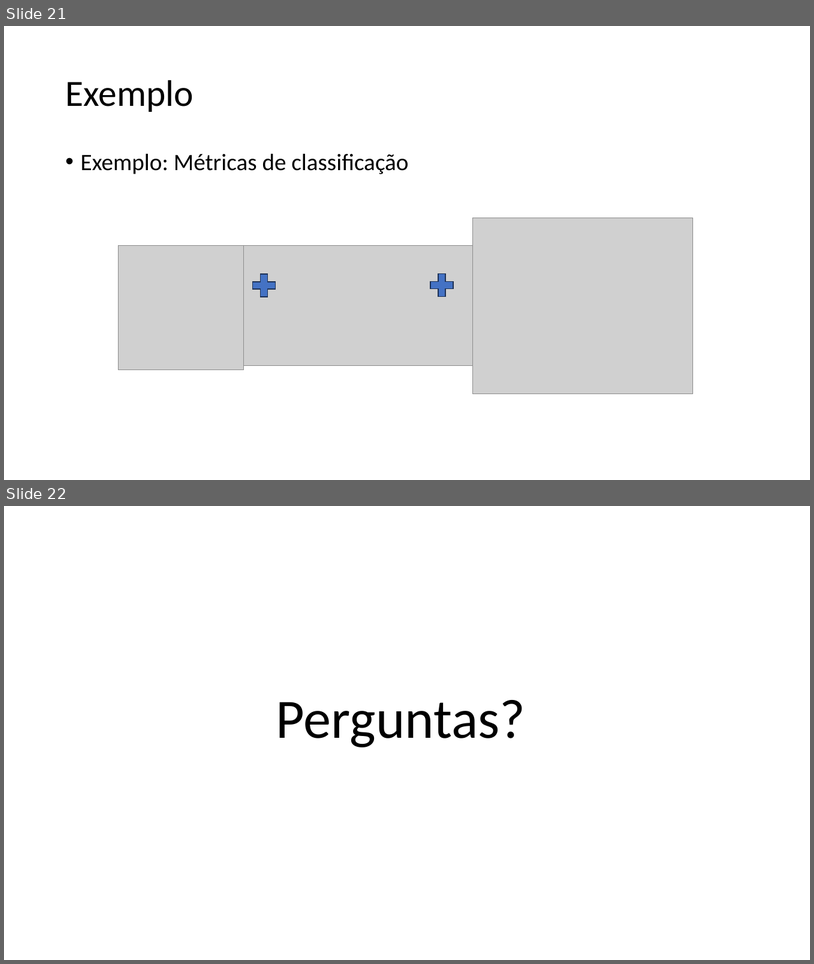
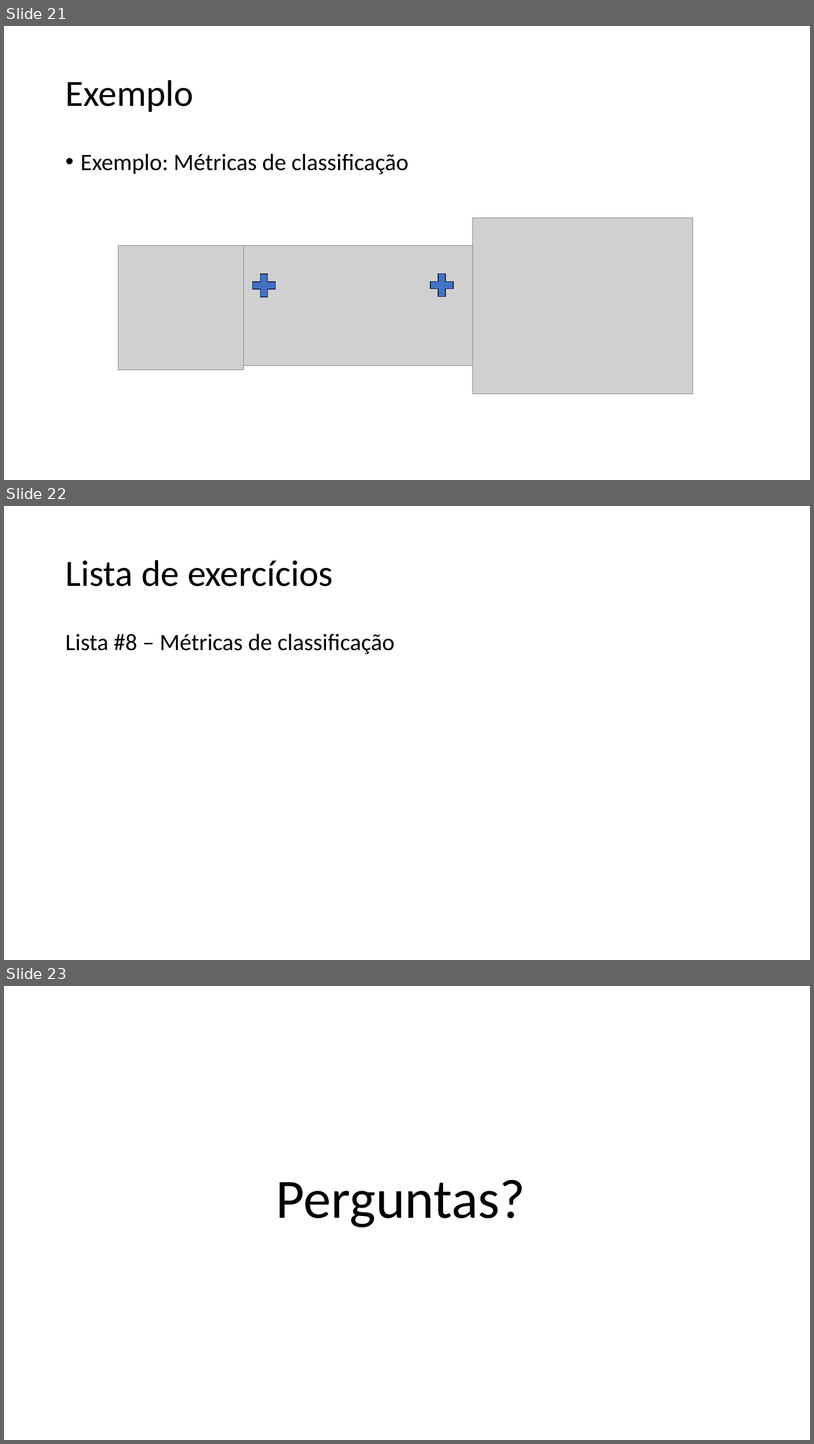
Before and after one commit to zz4fap/c24_inteligencia_artificial, a slide deck: slides/C24_Métricas_de_Classificação.pptx. Shown one above the other, each under a label of ours: slides 21 and 22 before the commit, slides 21, 22 and 23 after it. The pictures are 814x964 and 814x1444 pixels, drawn with LibreOffice and Linux fonts; fonts in the diff are those of the drawing; grey boxes stand for pictures. Boxes give left, top, right and bottom in pixels: in the first picture for what was removed or moved away, otherwise in the second. Text is boxed around its words. In the diff, an @@ line names an element or a change of style, - is before the commit and + after.

```diff
--- a/slides/C24_Métricas_de_Classificação.pptx
+++ b/slides/C24_Métricas_de_Classificação.pptx
@@ slide 22 added at [4, 506, 810, 960], background #FFFFFF @@
@@ title added at [65, 560, 333, 586], 44 pt, text #000000 @@
+Lista de exercícios
@@ text added at [65, 633, 395, 654], 28 pt, text #000000 @@
+Lista #8 – Métricas de classificação
@@ what was slide 22 is now slide 23 @@
```
Also in this commit, not shown: 5 slides removed, 1 other file.
